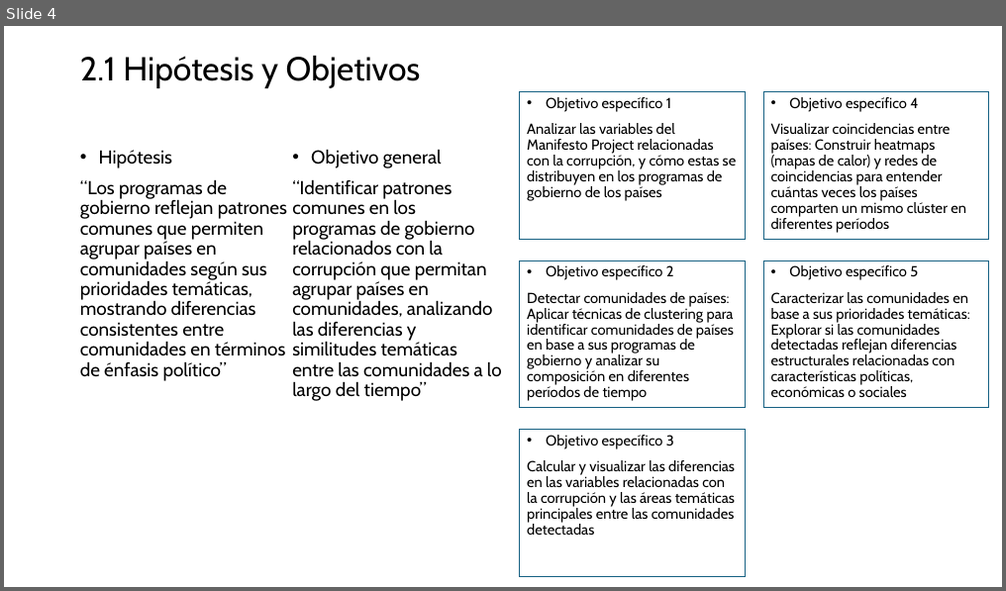
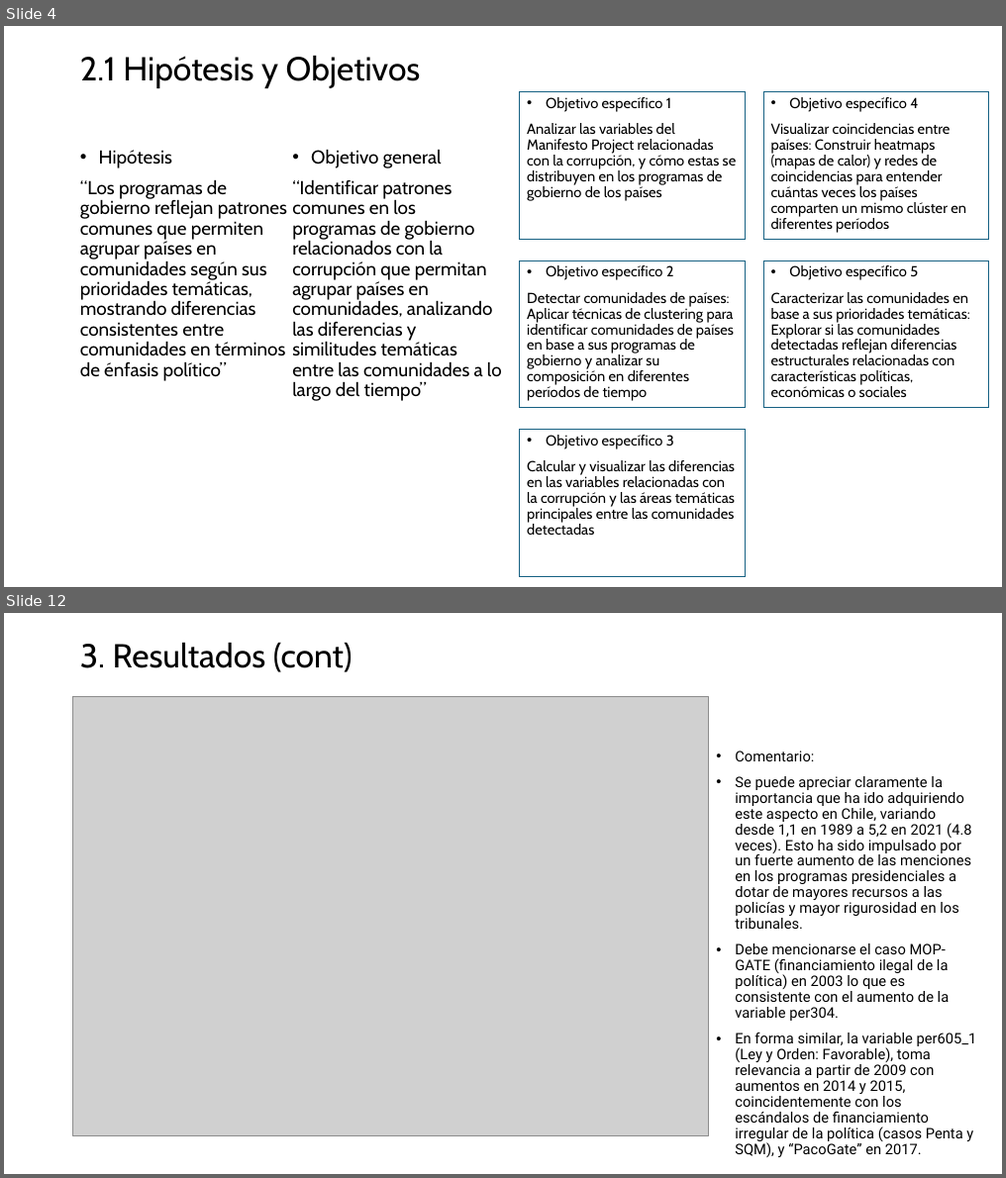
Before and after one commit to MatiasBunsterRaby/Capstone_git, a slide deck: Pres Capstone MBunster 2.pptx. Shown one above the other, each under a label of ours: slide 4 before the commit, slides 4 and 12 after it; the slides between them are not shown. The pictures are 1006x591 and 1006x1178 pixels, drawn with LibreOffice and Linux fonts; fonts in the diff are those of the drawing; grey boxes stand for pictures. Boxes give left, top, right and bottom in pixels: in the first picture for what was removed or moved away, otherwise in the second. Text is boxed around its words. In the diff, an @@ line names an element or a change of style, - is before the commit and + after.

```diff
--- a/Pres Capstone MBunster 2.pptx
+++ b/Pres Capstone MBunster 2.pptx
@@ slide 12 added at [4,613,1002,1174], background #FFFFFF @@
@@ title added at [80,642,352,672], 32 pt, text #000000 @@
+3. Resultados (cont)
@@ picture added at [73,697,709,1137] @@
@@ text added at [735,751,977,1157], 14 pt, text #000000 @@
+• Comentario:
+• Se puede apreciar claramente la importancia que ha ido adquiriendo este aspecto en Chile, variando desde 1,1 en 1989 a 5,2 en 2021 (4.8 veces). Esto ha sido impulsado por un fuerte aumento de las menciones en los programas presidenciales a dotar de mayores recursos a las policías y mayor rigurosidad en los tribunales.
+• Debe mencionarse el caso MOP-GATE (financiamiento ilegal de la política) en 2003 lo que es consistente con el aumento de la variable per304.
+• En forma similar, la variable per605_1 (Ley y Orden: Favorable), toma relevancia a partir de 2009 con aumentos en 2014 y 2015, coincidentemente con los escándalos de financiamiento irregular de la política (casos Penta y SQM), y “PacoGate” en 2017.
```
Also in this commit, not shown: 4 slides changed, 37 other slides added, 3 slides removed, 2 other files.
